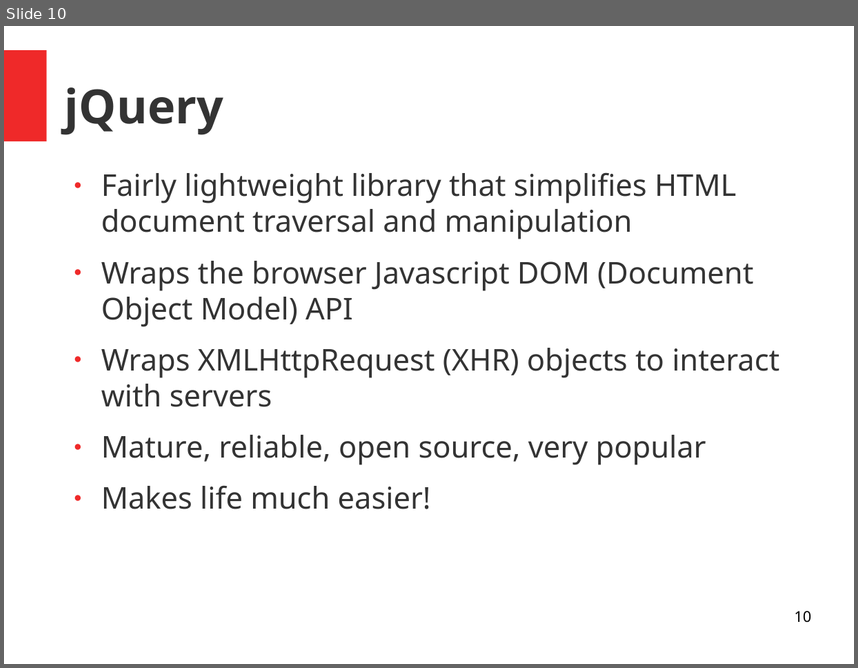
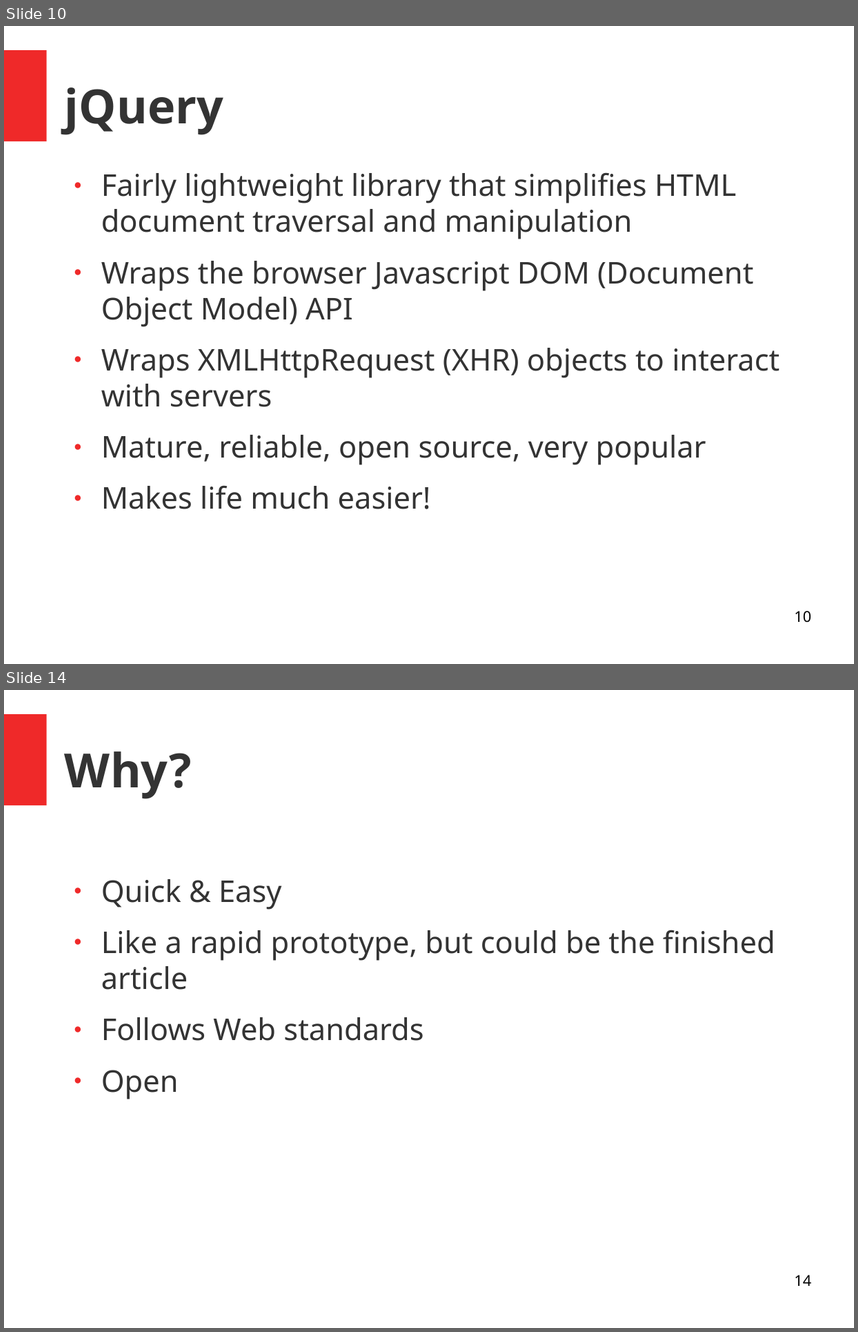
Before and after one commit to danja/danja.github.io, a slide deck: tutorials/browser-sparql-apps/slides.odp. Shown one above the other, each under a label of ours: slide 10 before the commit, slides 10 and 14 after it; the slides between them are not shown. The pictures are 858x668 and 858x1332 pixels, drawn with LibreOffice and Linux fonts; fonts in the diff are those of the drawing. Boxes give left, top, right and bottom in pixels: in the first picture for what was removed or moved away, otherwise in the second. Text is boxed around its words. In the diff, an @@ line names an element or a change of style, - is before the commit and + after.

```diff
--- a/tutorials/browser-sparql-apps/slides.odp
+++ b/tutorials/browser-sparql-apps/slides.odp
@@ slide 14 added at (4, 690, 854, 1328), background #FFFFFF; not listed: 1 template element that a slide beside it also shows @@
@@ title added at (65, 751, 192, 799), 44 pt, text #333333, bold @@
+Why?
@@ text added at (101, 879, 775, 1099), 28 pt, text #333333 @@
+● Quick & Easy
+● Like a rapid prototype, but could be the finished article
+● Follows Web standards
+● Open
@@ page number added at (794, 1274, 811, 1285), 14 pt, text #000000 @@
+14
```
Also in this commit, not shown: 2 slides changed, 3 other slides added, 2 other files.
